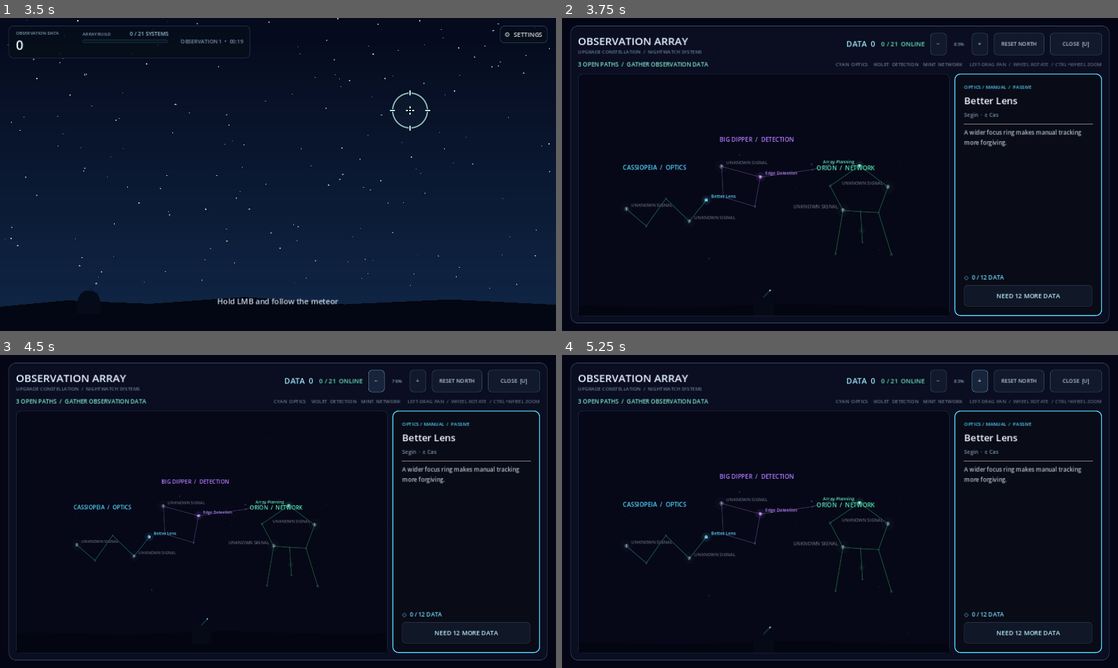
Above: before the commit, frames 1-4 (two rows, left to right).
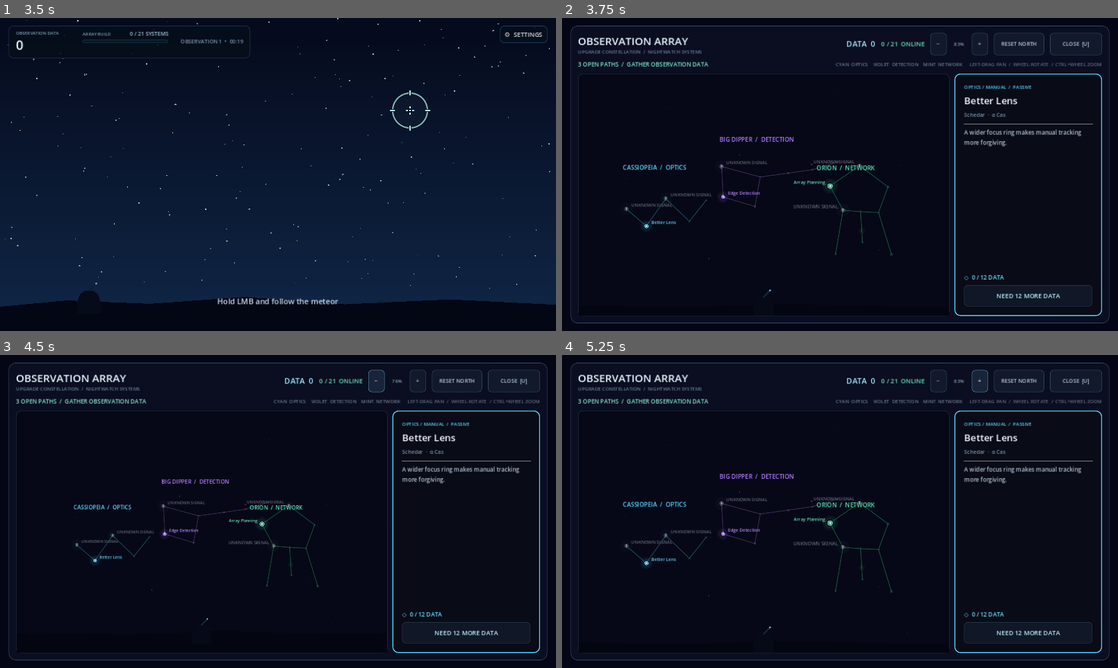
Above: after the commit, the same moments.

Repository: frotrue/nightwatch-array
Game: Godot game, scene res://scenes/main.tscn
Same seed, same stepped clock (60 frames per second), same inputs: the game is played once before the commit and once after it.
Inputs (mouse positions are in pixels of both pictures, inside the frame that each line leads up to):
- Up to frame 1 (3.5 s): click "SKIP" at 0.5 s; click "⚙ SETTINGS" at 1.25 s; click "REPLAY TUTORIAL" at 2 s; click "SKIP" at 2.75 s
- Up to frame 2 (3.75 s): tap Enter at 3.5 s; move the mouse to (962, 158) at 3.52 s; hold D from 3.53 s (still down); tap U at 3.6 s; click (962, 158) at 3.67 s
- Up to frame 3 (4.5 s): tap Space at 3.77 s; release D at 4.25 s; click "−" at 4.25 s
- Up to frame 4 (5.25 s): click "+" at 5 s

Frame 1 is identical in both runs. In frame 2, 0.6% of the frame differs, in the area x 14-80%, y 30-68%; in frame 3, 0.5%; in frame 4, 0.6%.
Error in both runs: Invalid call. Nonexistent function 'get_mouse_filter_with_override' in base 'Button'. (res://scripts/observation_controller.gd:247)

Commit message:
fix: align research paths with constellation lines

Diff:
--- a/scripts/research_chart_data.gd
+++ b/scripts/research_chart_data.gd
@@ -9,10 +9,10 @@
 		"label_key": "CONSTELLATION_CASSIOPEIA",
 		"stars": [
 			{"id": "caph", "name_key": "STAR_CAPH", "bayer": "β Cas", "magnitude": 2.28, "local_position": Vector2(-1.00, -0.12), "node_id": "observation_streak", "kind": "star"},
-			{"id": "schedar", "name_key": "STAR_SCHEDAR", "bayer": "α Cas", "magnitude": 2.24, "local_position": Vector2(-0.54, 0.34), "node_id": "perfect_observation", "kind": "star"},
-			{"id": "tsih", "name_key": "STAR_TSIH", "bayer": "γ Cas", "magnitude": 2.47, "local_position": Vector2(0.00, -0.30), "node_id": "precision_multiplier", "kind": "star"},
-			{"id": "ruchbah", "name_key": "STAR_RUCHBAH", "bayer": "δ Cas", "magnitude": 2.68, "local_position": Vector2(0.54, 0.31), "node_id": "long_exposure", "kind": "star"},
-			{"id": "segin", "name_key": "STAR_SEGIN", "bayer": "ε Cas", "magnitude": 3.38, "local_position": Vector2(1.00, -0.18), "node_id": "better_lens", "kind": "star"}
+			{"id": "schedar", "name_key": "STAR_SCHEDAR", "bayer": "α Cas", "magnitude": 2.24, "local_position": Vector2(-0.54, 0.34), "node_id": "better_lens", "kind": "star"},
+			{"id": "tsih", "name_key": "STAR_TSIH", "bayer": "γ Cas", "magnitude": 2.47, "local_position": Vector2(0.00, -0.30), "node_id": "long_exposure", "kind": "star"},
+			{"id": "ruchbah", "name_key": "STAR_RUCHBAH", "bayer": "δ Cas", "magnitude": 2.68, "local_position": Vector2(0.54, 0.31), "node_id": "precision_multiplier", "kind": "star"},
+			{"id": "segin", "name_key": "STAR_SEGIN", "bayer": "ε Cas", "magnitude": 3.38, "local_position": Vector2(1.00, -0.18), "node_id": "perfect_observation", "kind": "star"}
 		],
 		"segments": [["caph", "schedar"], ["schedar", "tsih"], ["tsih", "ruchbah"], ["ruchbah", "segin"]]
 	},
@@ -21,9 +21,9 @@
 		"label_key": "CONSTELLATION_BIG_DIPPER",
 		"stars": [
 			{"id": "dubhe", "name_key": "STAR_DUBHE", "bayer": "α UMa", "magnitude": 1.79, "local_position": Vector2(-0.96, -0.34), "node_id": "wide_field", "kind": "star"},
-			{"id": "merak", "name_key": "STAR_MERAK", "bayer": "β UMa", "magnitude": 2.37, "local_position": Vector2(-0.91, 0.35), "node_id": "trajectory", "kind": "star"},
+			{"id": "merak", "name_key": "STAR_MERAK", "bayer": "β UMa", "magnitude": 2.37, "local_position": Vector2(-0.91, 0.35), "node_id": "edge_detection", "kind": "star"},
 			{"id": "phecda", "name_key": "STAR_PHECDA", "bayer": "γ UMa", "magnitude": 2.44, "local_position": Vector2(-0.19, 0.55), "node_id": "", "kind": "star"},
-			{"id": "megrez", "name_key": "STAR_MEGREZ", "bayer": "δ UMa", "magnitude": 3.31, "local_position": Vector2(-0.08, -0.12), "node_id": "edge_detection", "kind": "star"},
+			{"id": "megrez", "name_key": "STAR_MEGREZ", "bayer": "δ UMa", "magnitude": 3.31, "local_position": Vector2(-0.08, -0.12), "node_id": "trajectory", "kind": "star"},
 			{"id": "alioth", "name_key": "STAR_ALIOTH", "bayer": "ε UMa", "magnitude": 1.77, "local_position": Vector2(0.55, -0.22), "node_id": "rare_detection", "kind": "star"},
 			{"id": "mizar", "name_key": "STAR_MIZAR", "bayer": "ζ UMa", "magnitude": 2.23, "local_position": Vector2(1.10, -0.31), "node_id": "fragment_analysis", "kind": "star"},
 			{"id": "alcor", "name_key": "STAR_ALCOR", "bayer": "80 UMa", "magnitude": 3.99, "local_position": Vector2(1.08, -0.43), "node_id": "", "kind": "star"},
@@ -35,15 +35,15 @@
 		"branch": "network",
 		"label_key": "CONSTELLATION_ORION",
 		"stars": [
-			{"id": "meissa", "name_key": "STAR_MEISSA", "bayer": "λ Ori", "magnitude": 3.39, "local_position": Vector2(0.00, -1.08), "node_id": "array_planning", "kind": "star"},
-			{"id": "betelgeuse", "name_key": "STAR_BETELGEUSE", "bayer": "α Ori", "magnitude": 0.50, "local_position": Vector2(-0.72, -0.61), "node_id": "thermal_management", "kind": "star"},
-			{"id": "bellatrix", "name_key": "STAR_BELLATRIX", "bayer": "γ Ori", "magnitude": 1.64, "local_position": Vector2(0.67, -0.56), "node_id": "observation_scheduling", "kind": "star"},
+			{"id": "meissa", "name_key": "STAR_MEISSA", "bayer": "λ Ori", "magnitude": 3.39, "local_position": Vector2(0.00, -1.08), "node_id": "observation_scheduling", "kind": "star"},
+			{"id": "betelgeuse", "name_key": "STAR_BETELGEUSE", "bayer": "α Ori", "magnitude": 0.50, "local_position": Vector2(-0.72, -0.61), "node_id": "array_planning", "kind": "star"},
+			{"id": "bellatrix", "name_key": "STAR_BELLATRIX", "bayer": "γ Ori", "magnitude": 1.64, "local_position": Vector2(0.67, -0.56), "node_id": "thermal_management", "kind": "star"},
 			{"id": "alnitak", "name_key": "STAR_ALNITAK", "bayer": "ζ Ori", "magnitude": 1.77, "local_position": Vector2(-0.42, -0.02), "node_id": "secondary_camera", "kind": "star"},
 			{"id": "alnilam", "name_key": "STAR_ALNILAM", "bayer": "ε Ori", "magnitude": 1.69, "local_position": Vector2(0.00, 0.02), "node_id": "multi_target_analysis", "kind": "star"},
-			{"id": "mintaka", "name_key": "STAR_MINTAKA", "bayer": "δ Ori", "magnitude": 2.23, "local_position": Vector2(0.43, 0.05), "node_id": "observatory_network", "kind": "star"},
+			{"id": "mintaka", "name_key": "STAR_MINTAKA", "bayer": "δ Ori", "magnitude": 2.23, "local_position": Vector2(0.43, 0.05), "node_id": "extended_watch_protocol", "kind": "star"},
 			{"id": "trapezium", "name_key": "STAR_TRAPEZIUM", "bayer": "θ¹ Ori C", "magnitude": 5.13, "local_position": Vector2(0.02, 0.48), "node_id": "automated_tracking", "kind": "nebula"},
-			{"id": "hatysa", "name_key": "STAR_HATYSA", "bayer": "ι Ori", "magnitude": 2.75, "local_position": Vector2(0.03, 0.76), "node_id": "predictive_dish_control", "kind": "star"},
-			{"id": "saiph", "name_key": "STAR_SAIPH", "bayer": "κ Ori", "magnitude": 2.06, "local_position": Vector2(-0.62, 1.02), "node_id": "extended_watch_protocol", "kind": "star"},
+			{"id": "hatysa", "name_key": "STAR_HATYSA", "bayer": "ι Ori", "magnitude": 2.75, "local_position": Vector2(0.03, 0.76), "node_id": "observatory_network", "kind": "star"},
+			{"id": "saiph", "name_key": "STAR_SAIPH", "bayer": "κ Ori", "magnitude": 2.06, "local_position": Vector2(-0.62, 1.02), "node_id": "predictive_dish_control", "kind": "star"},
 			{"id": "rigel", "name_key": "STAR_RIGEL", "bayer": "β Ori", "magnitude": 0.13, "local_position": Vector2(0.72, 1.06), "node_id": "continuous_watch_rotation", "kind": "star"}
 		],
 		"segments": [["meissa", "betelgeuse"], ["meissa", "bellatrix"], ["betelgeuse", "alnitak"], ["bellatrix", "mintaka"], ["alnitak", "alnilam"], ["alnilam", "mintaka"], ["alnitak", "saiph"], ["mintaka", "rigel"], ["alnilam", "trapezium"], ["trapezium", "hatysa"]]
--- a/tests/smoke_test.gd
+++ b/tests/smoke_test.gd
@@ -268,6 +268,28 @@
 		expected_chart_node_ids.append(String(definition.id))
 	var chart_validation_errors: Array[String] = chart_data.validation_errors(expected_chart_node_ids)
 	_check(chart_validation_errors.is_empty(), "research chart maps every upgrade exactly once with valid constellation segments")
+	var chart_node_stars: Dictionary = chart_data.node_star_map()
+	var adjacent_internal_edges := true
+	for definition in balance.UPGRADE_NODES:
+		var target_node_id := String(definition.id)
+		var target_location: Dictionary = chart_node_stars[target_node_id]
+		for prerequisite_variant in definition.prerequisites:
+			var prerequisite_node_id := String(prerequisite_variant)
+			var prerequisite_location: Dictionary = chart_node_stars[prerequisite_node_id]
+			if String(prerequisite_location.constellation_id) != String(target_location.constellation_id):
+				continue
+			var constellation: Dictionary = chart_data.CONSTELLATIONS[target_location.constellation_id]
+			var prerequisite_star_id := String(prerequisite_location.star.id)
+			var target_star_id := String(target_location.star.id)
+			var edge_matches_segment := false
+			for segment_variant in constellation.segments:
+				var segment: Array = segment_variant
+				if (String(segment[0]) == prerequisite_star_id and String(segment[1]) == target_star_id) or (String(segment[1]) == prerequisite_star_id and String(segment[0]) == target_star_id):
+					edge_matches_segment = true
+					break
+			if not edge_matches_segment:
+				adjacent_internal_edges = false
+	_check(adjacent_internal_edges, "same-constellation prerequisites follow declared figure segments instead of cutting across them")
 	_check(opening_optics.position != opening_detection.position and opening_detection.position != opening_network.position, "opening research nodes occupy distinct constellation positions")
 	var optics_center_before := opening_optics.position + opening_optics.size * 0.5
 	var optics_radius_before := optics_center_before.distance_to(game.upgrade_tree.CHART_ORIGIN)
@@ -280,7 +302,7 @@
 	_check(game.upgrade_tree.node_buttons["long_exposure"].visible and game.upgrade_tree.node_buttons["long_exposure"].get_meta("visual_state") == "teaser", "one upcoming system is previewed as an unresolved signal")
 	_check(opening_optics.size == game.upgrade_tree.STAR_HIT_SIZE, "research stars use compact transparent point hit targets")
 	_check(game.upgrade_tree.detail_panel.visible and game.upgrade_tree.selected_node_id == "better_lens", "fixed inspector defaults to the first actionable system")
-	_check("ε Cas" in game.upgrade_tree.detail_star.text, "research inspector identifies the real star behind the selected system")
+	_check("α Cas" in game.upgrade_tree.detail_star.text, "research inspector identifies the real star behind the selected system")
 	game.upgrade_tree._on_node_hovered("edge_detection")
 	_check(game.upgrade_tree.selected_node_id == "edge_detection", "hovering a node updates the fixed inspector")
 	game.upgrade_tree._on_node_unhovered("better_lens")
Not shown, changed: docs/design.md
